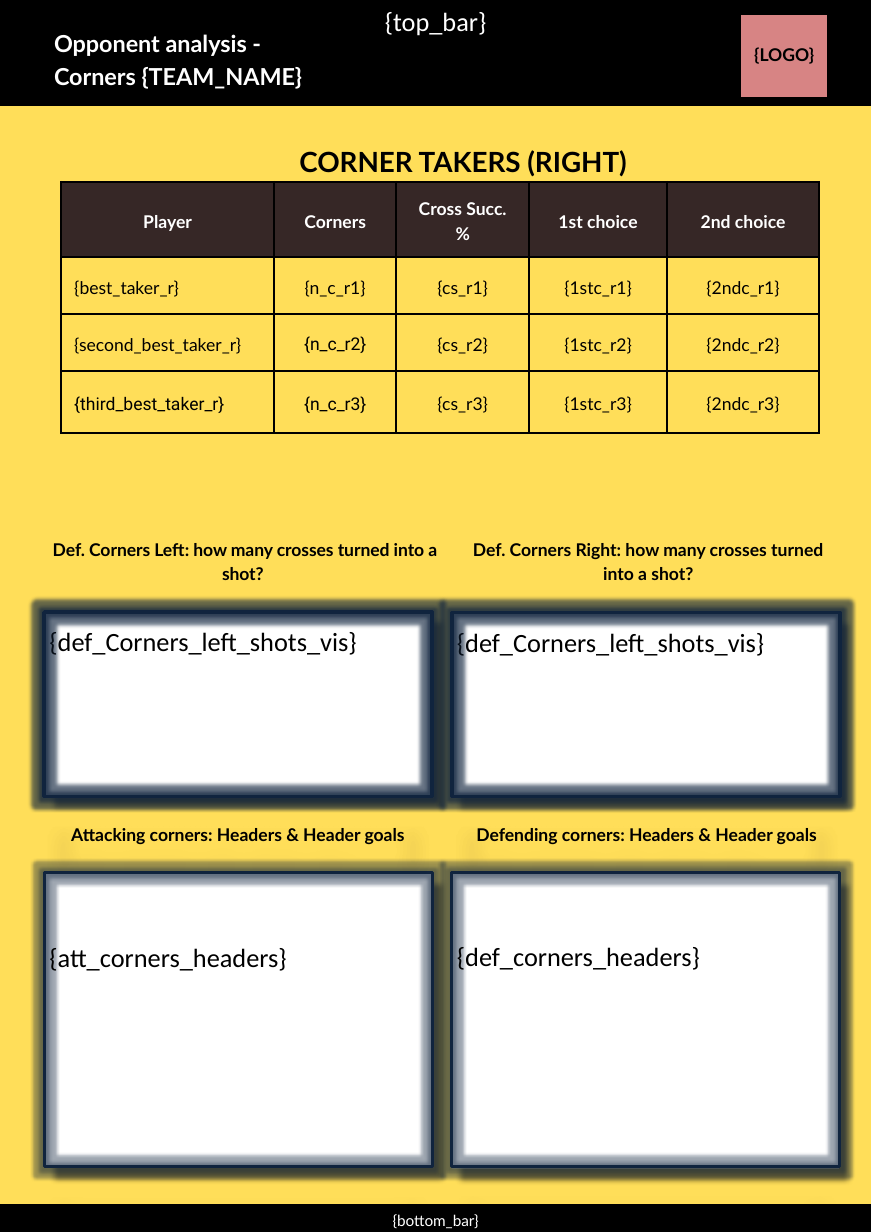
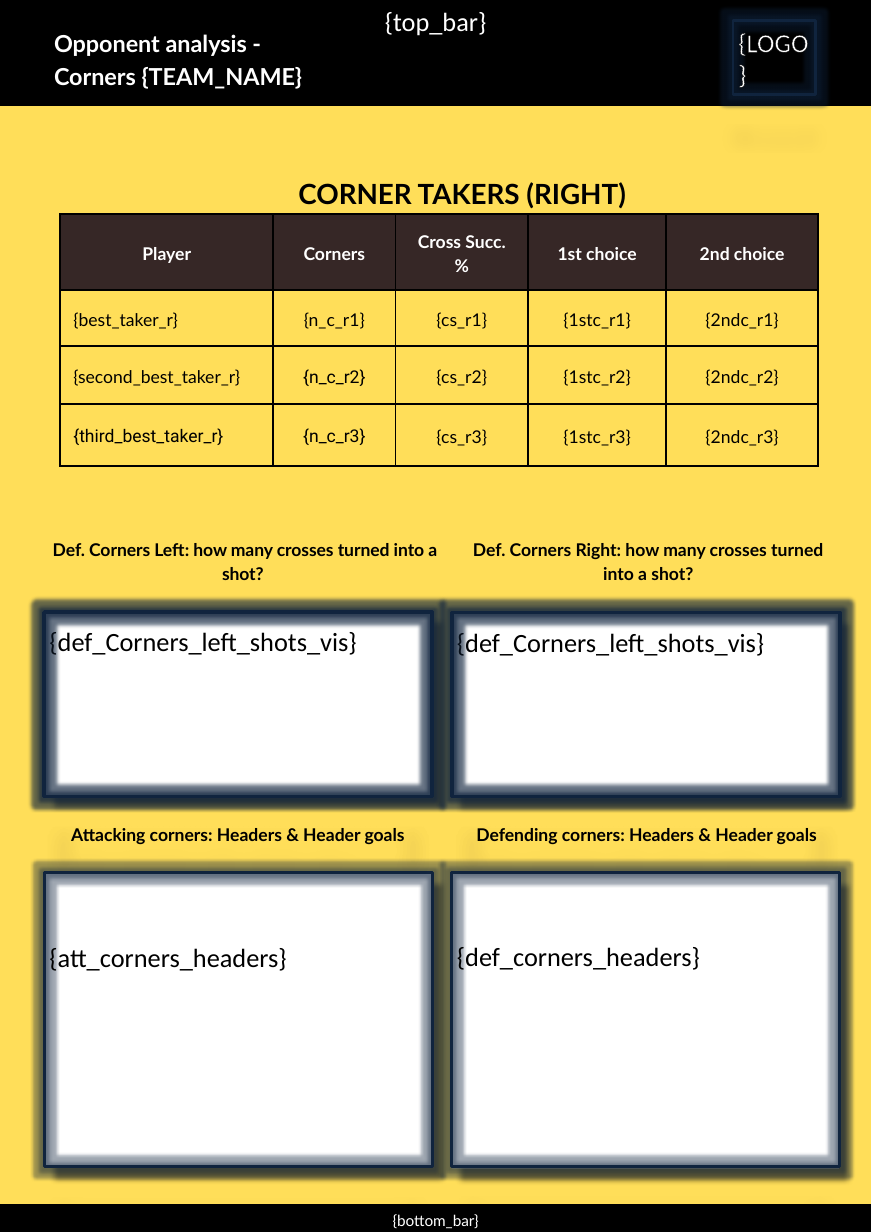
Before and after one commit to RoelandKramer/opp_analysis2, a slide deck: slide 2 of template_opp_analysis.pptx. Drawn at 871x1232 pixels with LibreOffice and Linux fonts; fonts in the diff are those of the drawing. Boxes give left, top, right and bottom in pixels: in the first picture for what was removed or moved away, otherwise in the second. Text is boxed around its words. In the diff, an @@ line names an element or a change of style, - is before the commit and + after.

```diff
--- a/template_opp_analysis.pptx
+++ b/template_opp_analysis.pptx
@@ rectangle "{LOGO}" resized from (x1=754, y1=47, x2=814, y2=64) to (x1=733, y1=20, x2=816, y2=95) @@
@@ rectangle "{LOGO}" at (x1=733, y1=20, x2=816, y2=95): size 12 to 18 pt, font Lato to Calibri, text colour #000000 to #FFFFFF, letter outline none to #000000 0.75 pt, bold off; alignment centre to left; line spacing 16.8pt to 1; outline none to #0F243E 2 pt; shadow on @@
@@ freeform shape removed at (x1=741, y1=15, x2=828, y2=96) @@
@@ text "CORNER TAKERS (RIGHT)" moved from (x1=299, y1=150, x2=626, y2=177) to (x1=298, y1=182, x2=625, y2=208) @@
@@ table moved from (x1=61, y1=182, x2=819, y2=433) to (x1=60, y1=215, x2=818, y2=466) @@
```
Also in this commit, not shown: 1 other slide changed.
